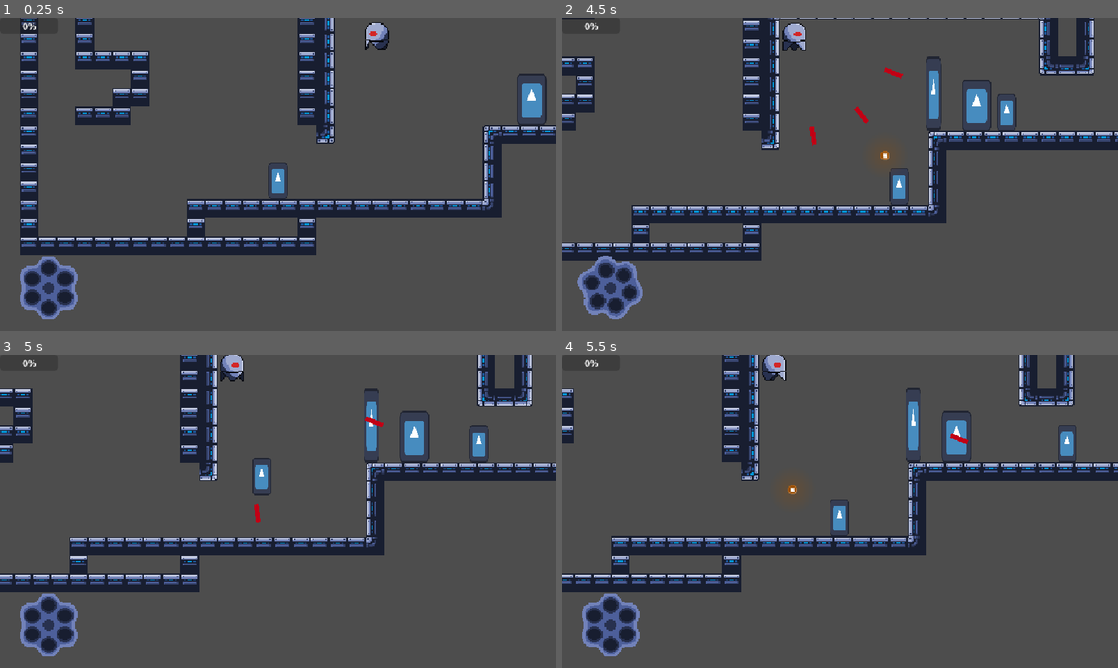
Above: before the commit, frames 1-4 (two rows, left to right).
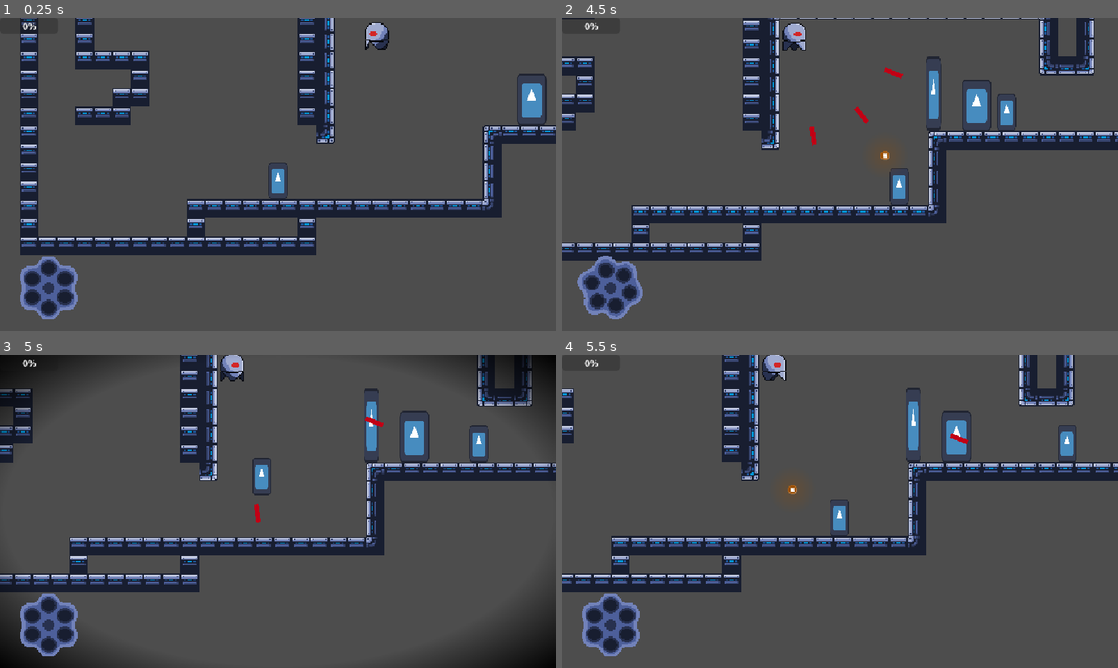
Above: after the commit, the same moments.

Repository: ygda-org/revolver
Game: Godot game, scene res://main/main.tscn
Two runs of this game, one before a commit and one after it. Both use one fixed random seed, a clock stepped at 60 frames per second and the inputs below. The engine's default icon, where the game draws it, is replaced by a stand-in: a white triangle on a blue panel in a dark square.
Inputs (mouse positions are in pixels of both pictures, inside the frame that each line leads up to):
- Up to frame 1 (0.25 s): no input
- Up to frame 2 (4.5 s): tap Enter (ui_accept) at 0.5 s; move the mouse to (962, 158) at 0.52 s; hold D (right) 0.53-2.03 s; click (962, 158) at 0.6 s; tap Space (jump) at 0.77, 1.52, 3.02, 3.77 s; move the mouse to (728, 190) at 1.27 s; click (728, 190) at 1.35 s; move the mouse to (895, 105) at 2.02 s; hold A (left) 2.03-2.78 s; click (895, 105) at 2.1 s; move the mouse to (812, 237) at 2.77 s; hold D (right) 2.78-4.28 s; click (812, 237) at 2.85 s; move the mouse to (1006, 221) at 3.52 s; click (1006, 221) at 3.6 s; move the mouse to (673, 127) at 4.27 s; hold A (left) from 4.28 s (still down); click (673, 127) at 4.35 s
- Up to frame 3 (5 s): keep holding A (left); tap Space (jump) at 4.52 s
- Up to frame 4 (5.5 s): move the mouse to (867, 511) at 5.02 s; release A (left) at 5.03 s; hold D (right) from 5.03 s (still down); click (867, 511) at 5.1 s

Frames 1-2 are identical in both runs. In frame 3, 8.6% of the frame differs, in the area x 0-100%, y 0-100%; in frame 4, nothing differs.

Commit message:
vignette

Diff:
--- a/ui/hud.gd
+++ b/ui/hud.gd
@@ -4,8 +4,12 @@
 	GameState.bullet_is_cycled.connect(_on_bullet_is_cycled)
 
 # Called every frame. 'delta' is the elapsed time since the previous frame.
-func _process(_delta):
+func _process(delta):
 	$RepairBar.value = GameState.repair_amount
+	if GameState.player.health == 1:
+		$Vignette.scale = $Vignette.scale.lerp(Vector2(1,1), delta*15)
+	else:
+		$Vignette.scale = $Vignette.scale.lerp(Vector2(1.5, 1.5), delta*10)
 
 func _on_bullet_is_cycled():
 	$RevolverAnim.play("switch")
--- a/ui/hud.tscn
+++ b/ui/hud.tscn
@@ -3,6 +3,18 @@
 [ext_resource type="Script" uid="uid://bt6yv7042srx6" path="res://ui/hud.gd" id="1_rbyyf"]
 [ext_resource type="Texture2D" uid="uid://b10ebsd2m16cn" path="res://assets/ui/revolver_rotate_empty.png" id="2_546lt"]
 [ext_resource type="Texture2D" uid="uid://dlsgg4ygkppf4" path="res://assets/ui/revolver_reload.png" id="3_7ihmi"]
+
+[sub_resource type="Gradient" id="Gradient_546lt"]
+offsets = PackedFloat32Array(0, 0.6960432, 1)
+colors = PackedColorArray(1, 1, 1, 0, 0, 0, 0, 0, 0, 0, 0, 1)
+
+[sub_resource type="GradientTexture2D" id="GradientTexture2D_546lt"]
+gradient = SubResource("Gradient_546lt")
+width = 960
+height = 540
+fill = 1
+fill_from = Vector2(0.5, 0.5)
+fill_to = Vector2(1, 1)
 
 [sub_resource type="AtlasTexture" id="AtlasTexture_en2x2"]
 atlas = ExtResource("2_546lt")
@@ -101,6 +113,23 @@
 grow_vertical = 2
 script = ExtResource("1_rbyyf")
 
+[node name="Vignette" type="TextureRect" parent="." unique_id=873135303]
+layout_mode = 1
+anchors_preset = 8
+anchor_left = 0.5
+anchor_top = 0.5
+anchor_right = 0.5
+anchor_bottom = 0.5
+offset_left = -480.0
+offset_top = -270.0
+offset_right = 480.0
+offset_bottom = 270.0
+grow_horizontal = 2
+grow_vertical = 2
+scale = Vector2(1.5, 1.5)
+pivot_offset = Vector2(480, 270)
+texture = SubResource("GradientTexture2D_546lt")
+
 [node name="RepairBar" type="ProgressBar" parent="." unique_id=1034149605]
 layout_mode = 0
 offset_right = 100.0
